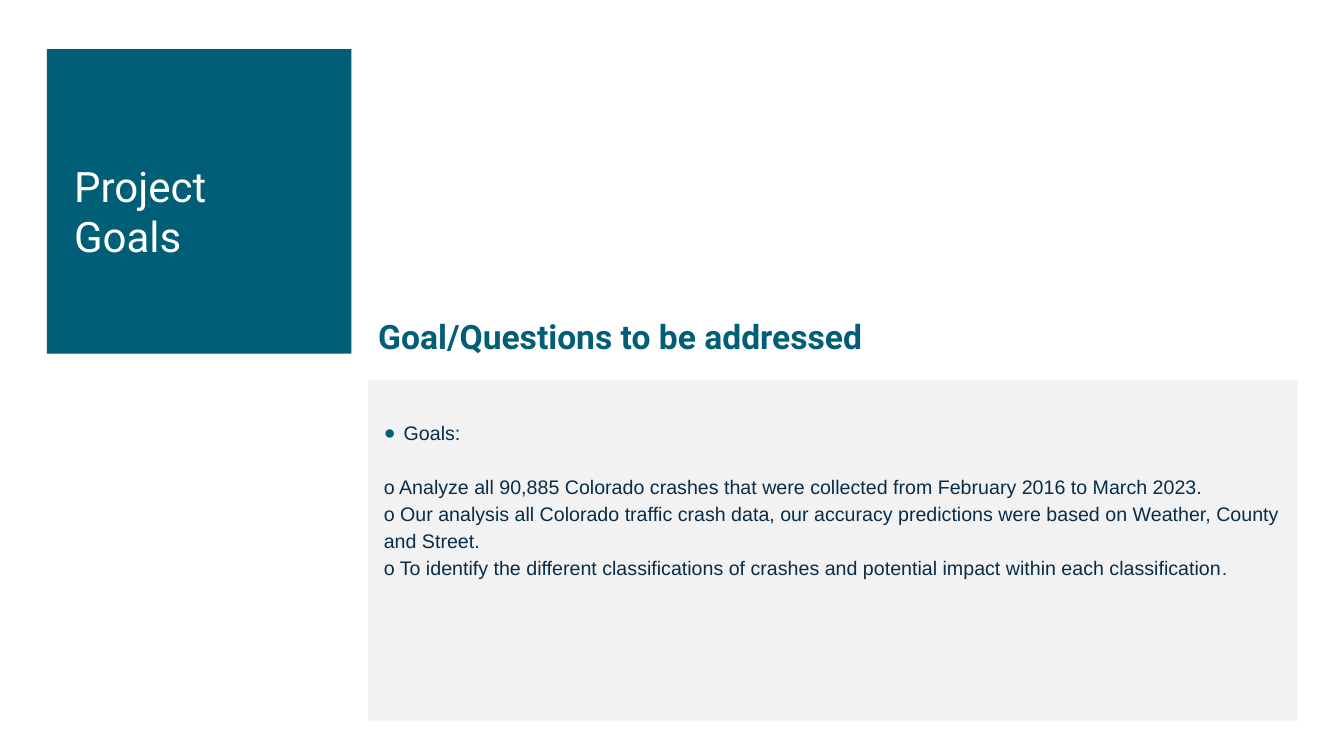
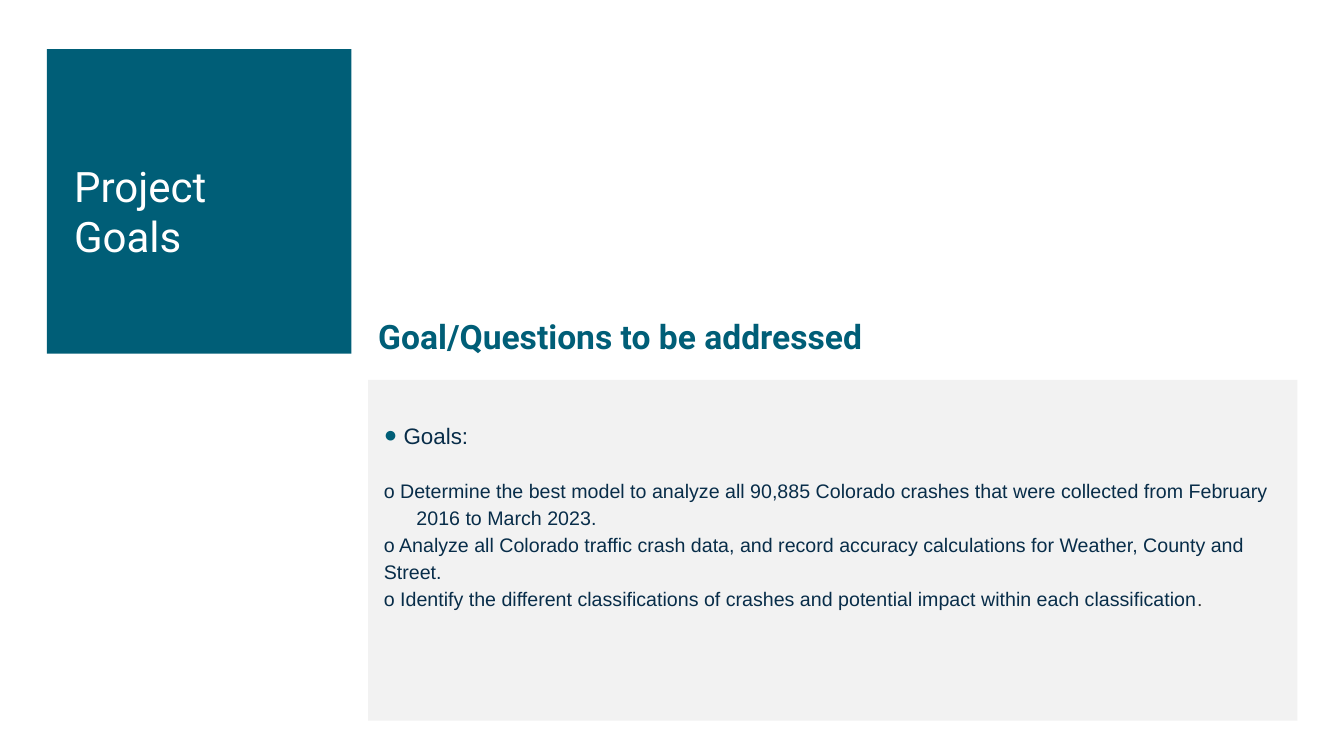
Before and after one commit to tbrown14611/Project_3_Final, a slide deck: slide 3 of Team_6_AI_Bootcamp_Project_3_Final.pptx. Drawn at 1344x756 pixels with LibreOffice and Linux fonts; fonts in the diff are those of the drawing. Boxes give left, top, right and bottom in pixels: in the first picture for what was removed or moved away, otherwise in the second. Text is boxed around its words. In the diff, an @@ line names an element or a change of style, - is before the commit and + after.

Commit message:
Update PPT

```diff
--- a/Team_6_AI_Bootcamp_Project_3_Final.pptx
+++ b/Team_6_AI_Bootcamp_Project_3_Final.pptx
@@ text at (404, 427, 468, 445): size 14 to 16 pt in "Goals:" @@
@@ text at (384, 483, 1267, 610): text changed @@
-  o Analyze all 90,885 Colorado crashes that were collected from February 2016 to March 2023.
-  o Our analysis all Colorado traffic crash data, our accuracy predictions were based on Weather, County and Street.
-  o To identify the different classifications of crashes and potential impact within each classification.
+  o Determine the best model to analyze all 90,885 Colorado crashes that were collected from February 2016 to March 2023.
+  o Analyze all Colorado traffic crash data, and record accuracy calculations for Weather, County and Street.
+  o Identify the different classifications of crashes and potential impact within each classification.
```
Also in this commit, not shown: 3 other slides changed, 3 slides added, 4 slides removed, 3 other files.
